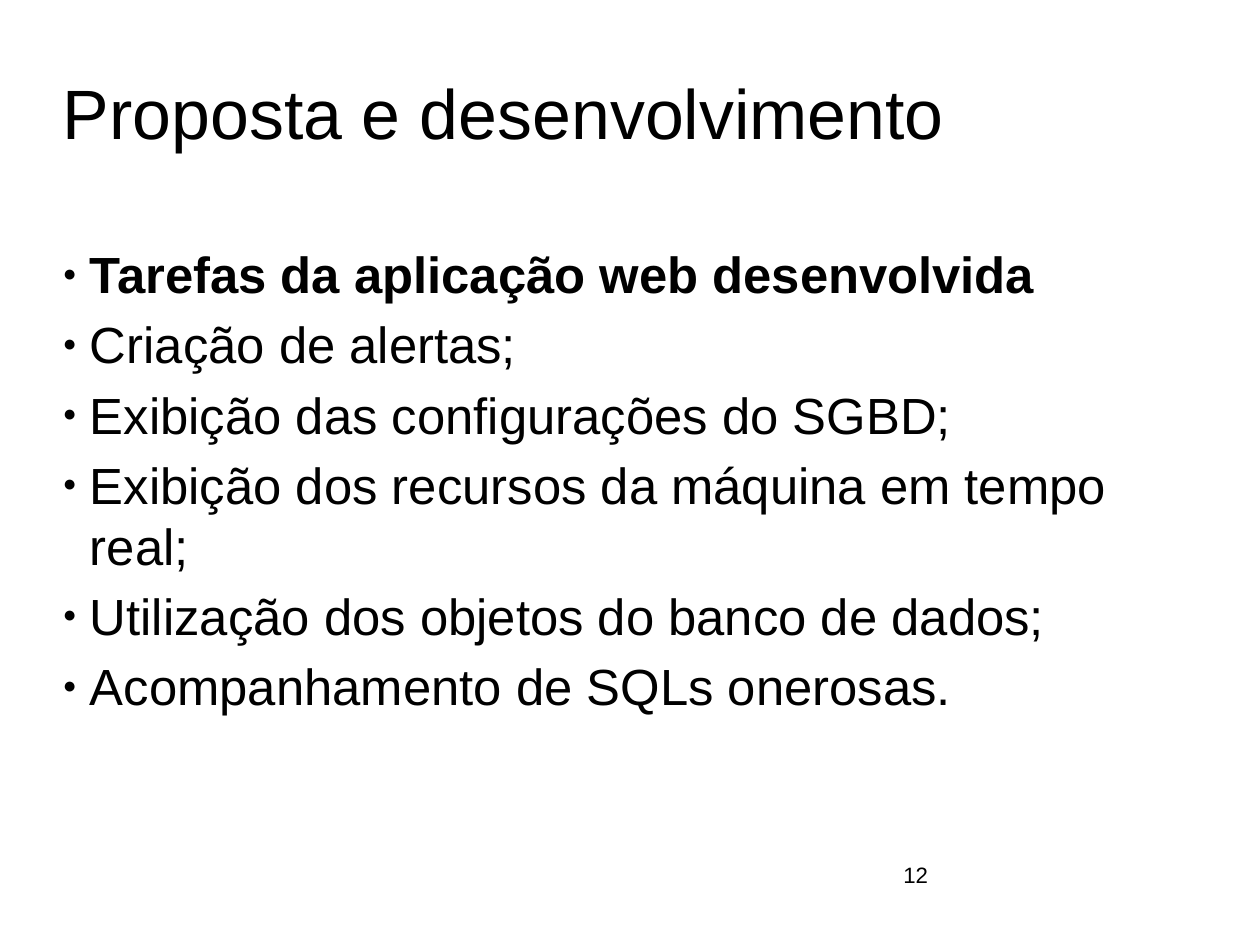
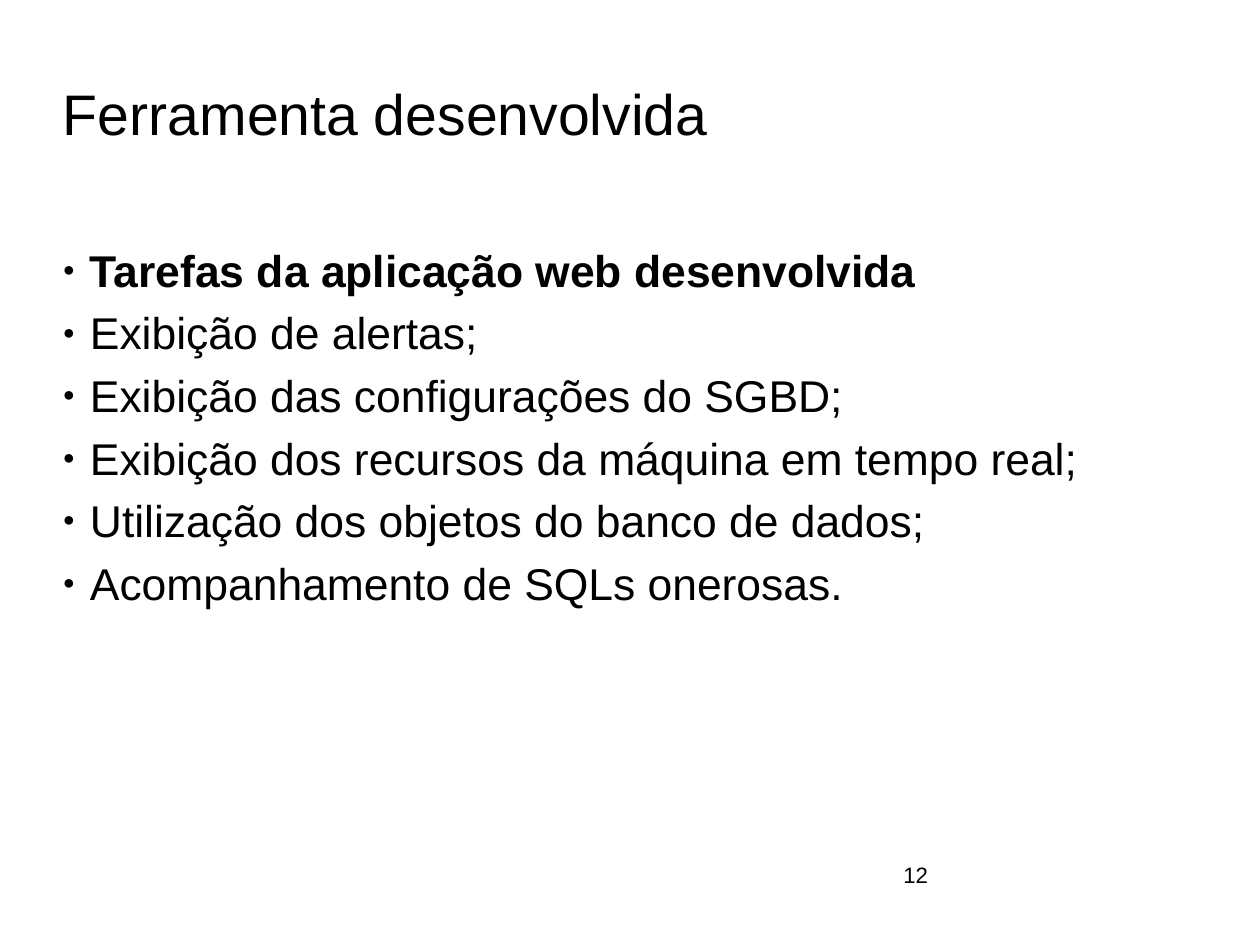
Before and after one commit to ftomasini/smdb, a slide deck: slide 12 of Documentos/FTOMASINI/FINAL/APRESENTACAO.odp. Drawn at 1260x945 pixels with LibreOffice and Linux fonts; fonts in the diff are those of the drawing; background and template pictures are left out. Boxes give left, top, right and bottom in pixels: in the first picture for what was removed or moved away, otherwise in the second. Text is boxed around its words. In the diff, an @@ line names an element or a change of style, - is before the commit and + after.

```diff
--- a/Documentos/FTOMASINI/FINAL/APRESENTACAO.odp
+++ b/Documentos/FTOMASINI/FINAL/APRESENTACAO.odp
@@ title at bbox=[63, 93, 708, 136]: text changed; size 44 to 36 pt @@
-Proposta e desenvolvimento
+Ferramenta desenvolvida
@@ text at bbox=[90, 254, 1077, 609]: size 32 to 28 pt @@
@@ text at bbox=[90, 316, 478, 359]: text changed; size 32 to 28 pt @@
-● Criação de alertas;
+● Exibição de alertas;
```
Also in this commit, not shown: 12 other slides changed, 12 slides added, 12 slides removed, 3 other files.
